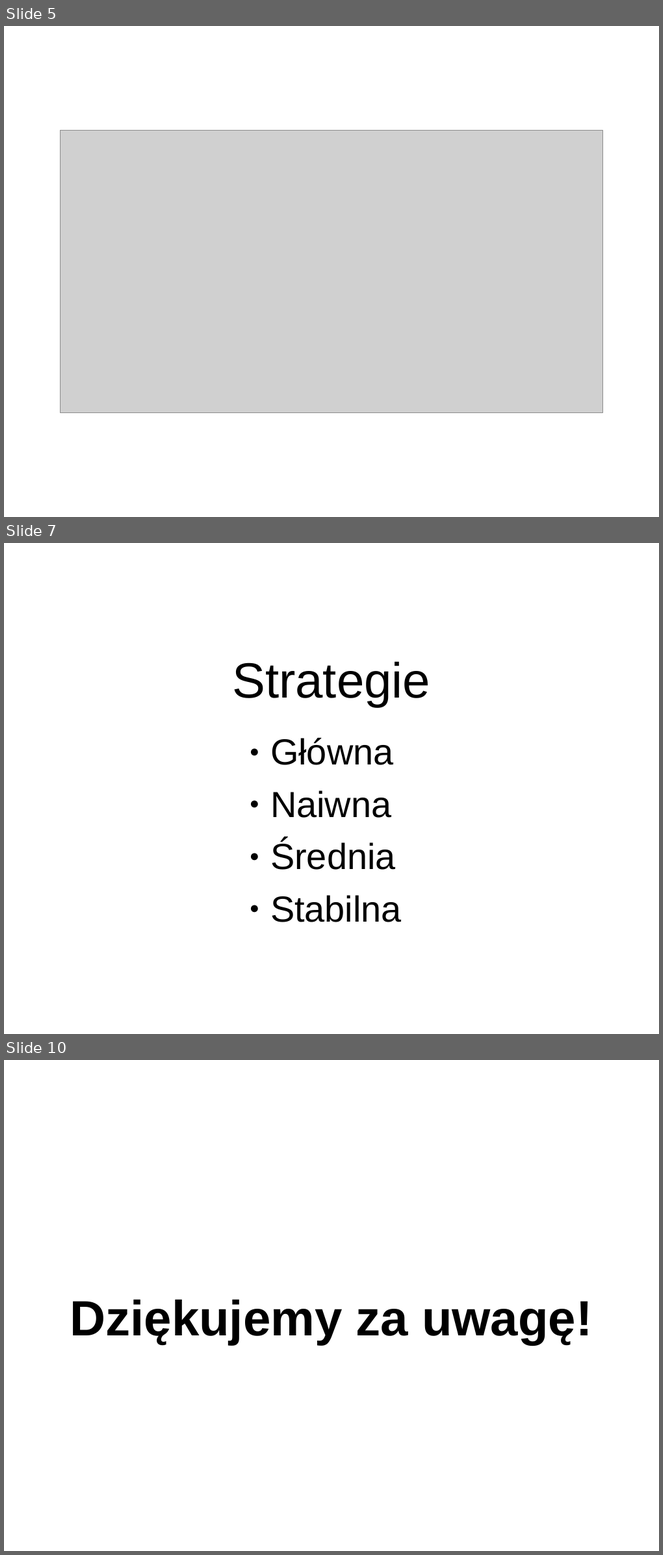
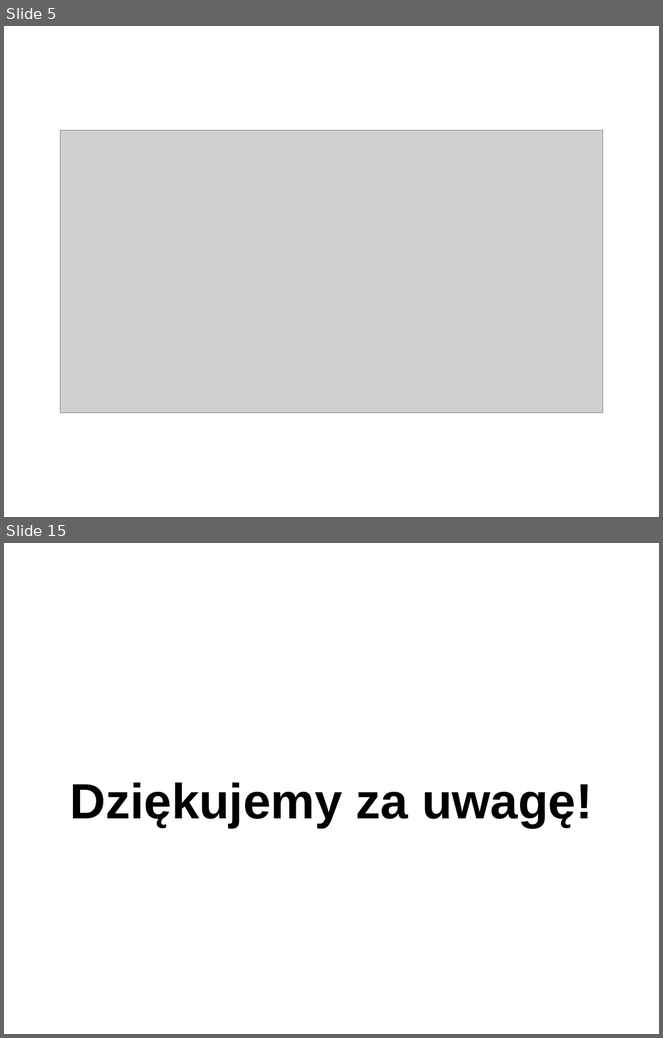
Before and after one commit to NaczelnyRachmistrz/StockRogue, a slide deck: prezentacja/stock_rogue.ppt. Shown one above the other, each under a label of ours: slides 5, 7 and 10 before the commit, slides 5 and 15 after it; the slides between them are not shown. The pictures are 663x1555 and 663x1038 pixels, drawn with LibreOffice and Linux fonts; fonts in the diff are those of the drawing; grey boxes stand for pictures; background and template pictures are left out. Boxes give left, top, right and bottom in pixels: in the first picture for what was removed or moved away, otherwise in the second. Text is boxed around its words. In the diff, an @@ line names an element or a change of style, - is before the commit and + after.

```diff
--- a/prezentacja/stock_rogue.ppt
+++ b/prezentacja/stock_rogue.ppt
@@ slide 7 removed at bbox=[4, 543, 659, 1034], background #FFFFFF @@
@@ title removed at bbox=[232, 661, 430, 707] @@
-Strategie
@@ text removed at bbox=[270, 738, 402, 923] @@
-● Główna
-● Naiwna
-● Średnia
-● Stabilna
@@ what was slide 10 is now slide 15 @@
```
Also in this commit, not shown: 6 slides changed, 6 slides added.
